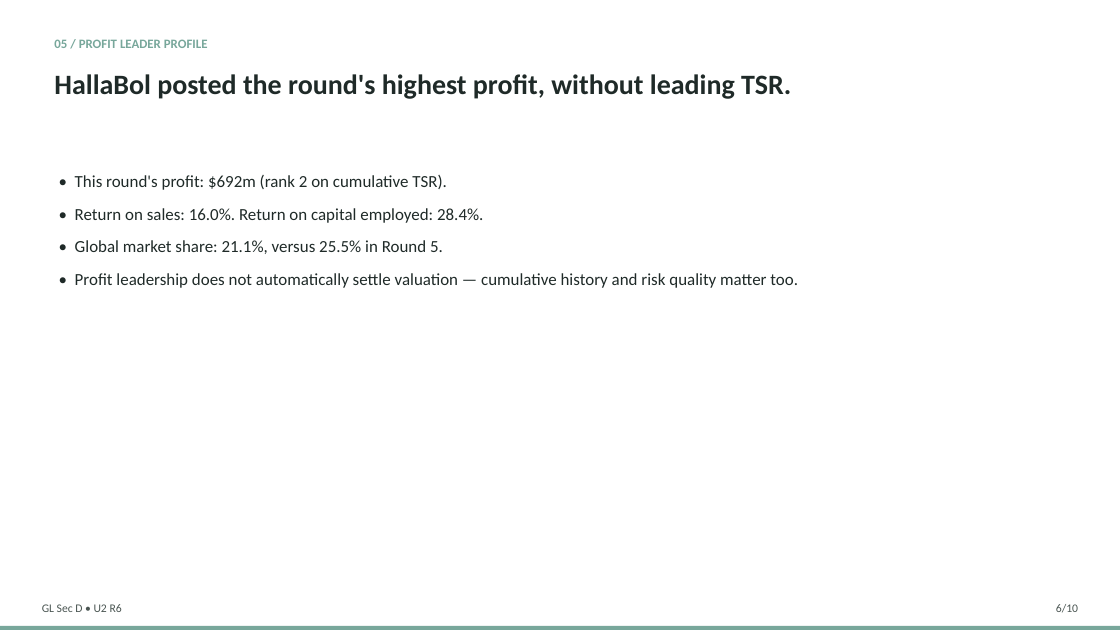
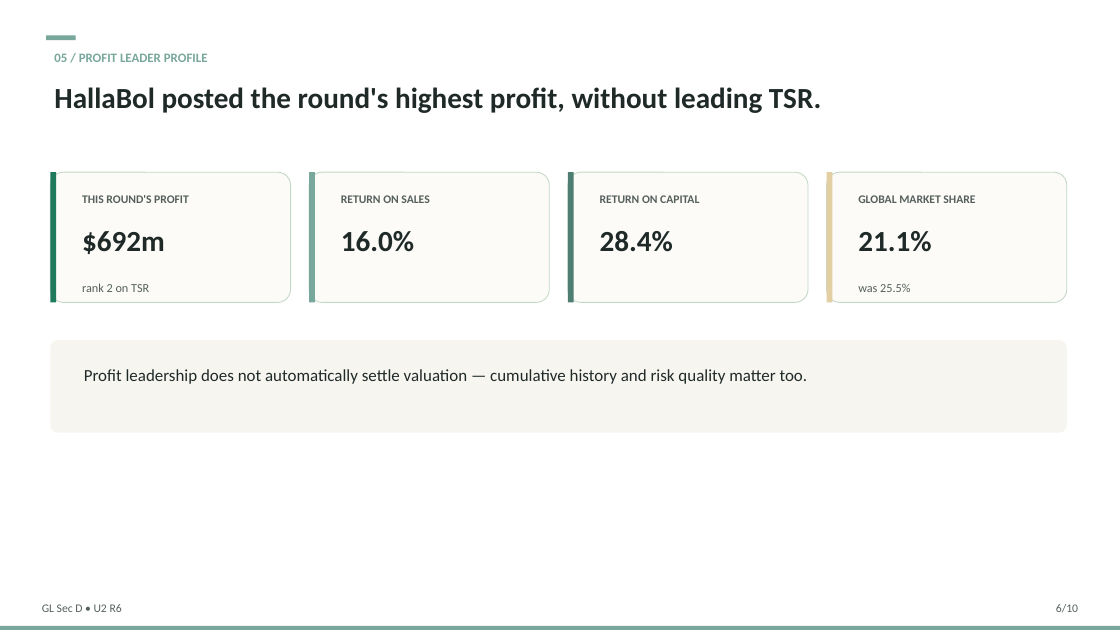
Before and after one commit to swapnilsahoo/swapnilsahoo-next, a slide deck: slide 6 of public/documents/business-simulation/round-6/section-d/section-d-round6-universe2-debrief.pptx. Drawn at 1120x630 pixels with LibreOffice and Linux fonts; fonts in the diff are those of the drawing. Boxes give left, top, right and bottom in pixels: in the first picture for what was removed or moved away, otherwise in the second. Text is boxed around its words. In the diff, an @@ line names an element or a change of style, - is before the commit and + after.

```diff
--- a/public/documents/business-simulation/round-6/section-d/section-d-round6-universe2-debrief.pptx
+++ b/public/documents/business-simulation/round-6/section-d/section-d-round6-universe2-debrief.pptx
@@ text "05 / PROFIT LEADER PROFILE": place and size @@
-text "05 / PROFIT LEADER PROFILE" at (54, 39, 208, 48)
+text "05 / PROFIT LEADER PROFILE" at (54, 53, 208, 62)
@@ rectangle added at (46, 35, 76, 40), fill #78A79B @@
@@ text "HallaBol posted the round's highest ...": place and size @@
-text "HallaBol posted the round's highest ..." at (54, 74, 791, 99)
+text "HallaBol posted the round's highest ..." at (54, 87, 821, 113)
@@ text "HallaBol posted the round's highest ..." at (54, 87, 821, 113): size 24 to 25 pt @@
@@ rounded rectangle added at (50, 172, 291, 302), fill #FCFBF8, outline #C3D8C5 0.75 pt @@
@@ rectangle added at (50, 172, 56, 302), fill #1F7A5C @@
@@ text removed at (75, 175, 798, 288) @@
-• This round's profit: $692m (rank 2 on cumulative TSR).
-• Return on sales: 16.0%. Return on capital employed: 28.4%.
-• Global market share: 21.1%, versus 25.5% in Round 5.
-• Profit leadership does not automatically settle valuation — cumulative history and risk quality matter too.
@@ rounded rectangle added at (309, 172, 549, 302), fill #FCFBF8, outline #C3D8C5 0.75 pt @@
@@ rectangle added at (309, 172, 315, 302), fill #78A79B @@
@@ rounded rectangle added at (568, 172, 808, 302), fill #FCFBF8, outline #C3D8C5 0.75 pt @@
@@ rectangle added at (568, 172, 574, 302), fill #4E7D72 @@
@@ rounded rectangle added at (827, 172, 1067, 302), fill #FCFBF8, outline #C3D8C5 0.75 pt @@
@@ rectangle added at (827, 172, 833, 302), fill #E3CFA4 @@
@@ text added at (82, 195, 189, 203), 10 pt, text #55605D, bold @@
+THIS ROUND'S PROFIT
@@ text added at (341, 195, 429, 203), 10 pt, text #55605D, bold @@
+RETURN ON SALES
@@ text added at (600, 195, 699, 203), 10 pt, text #55605D, bold @@
+RETURN ON CAPITAL
@@ text added at (858, 195, 975, 203), 10 pt, text #55605D, bold @@
+GLOBAL MARKET SHARE
@@ text added at (82, 231, 165, 254), 25 pt, text #1F2A28, bold @@
+$692m
@@ text added at (341, 231, 414, 252), 25 pt, text #1F2A28, bold @@
+16.0%
@@ text added at (600, 231, 673, 252), 25 pt, text #1F2A28, bold @@
+28.4%
@@ text added at (858, 231, 931, 252), 25 pt, text #1F2A28, bold @@
+21.1%
@@ text added at (82, 283, 149, 292), 10.5 pt, text #55605D @@
+rank 2 on TSR
@@ text added at (858, 283, 910, 292), 10.5 pt, text #55605D @@
+was 25.5%
@@ rounded rectangle added at (50, 340, 1067, 433), fill #F7F5F0 @@
@@ text added at (84, 369, 808, 384), 14.5 pt, text #1F2A28 @@
+Profit leadership does not automatically settle valuation — cumulative history and risk quality matter too.
```
Also in this commit, not shown: 9 other slides changed, 5 other files.
